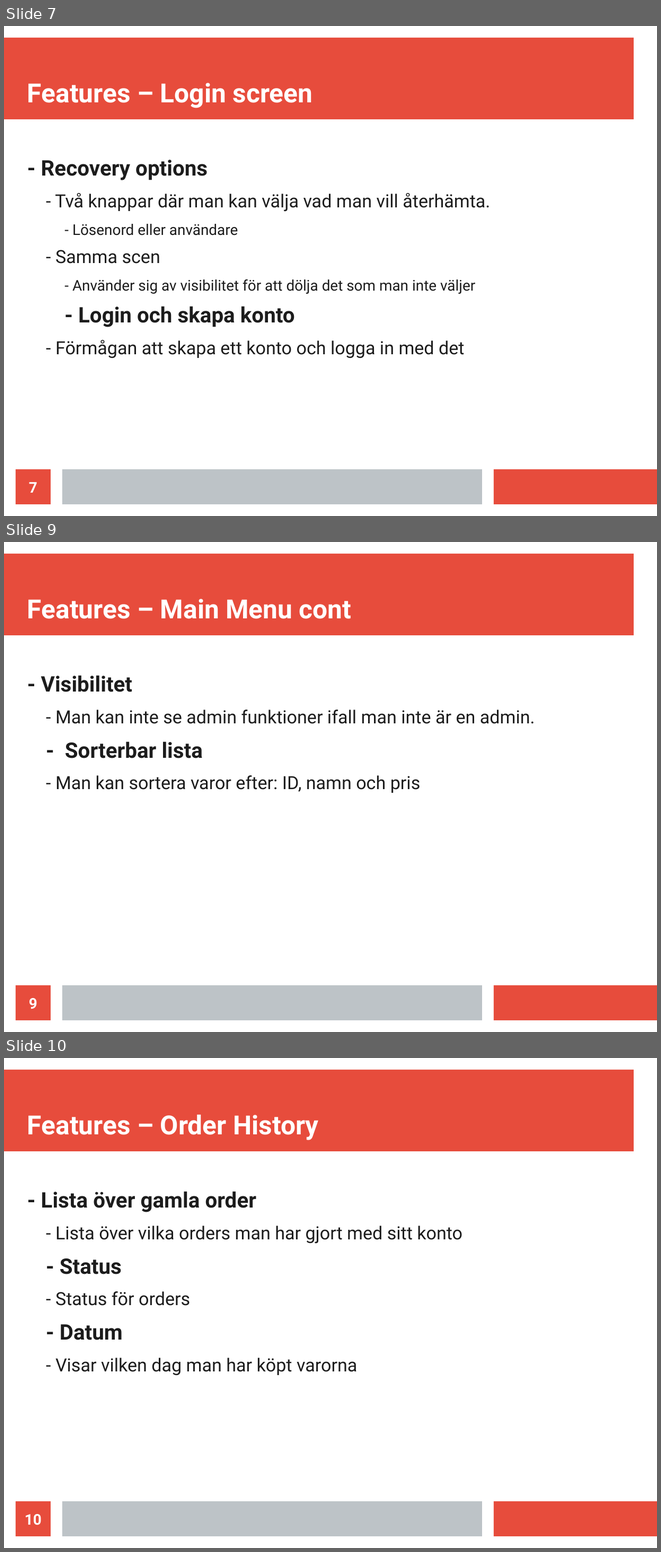
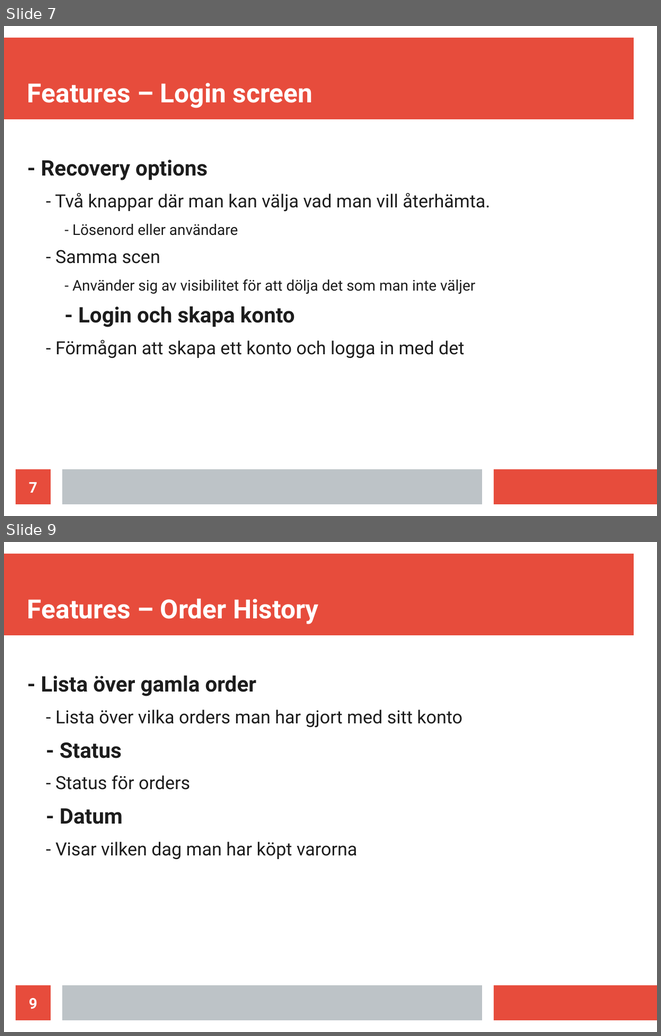
Before and after one commit to Nastynick/NewProject, a slide deck: Project2/Resources/Powerpoint project2.odp. Shown one above the other, each under a label of ours: slides 7, 9 and 10 before the commit, slides 7 and 9 after it; the slides between them are not shown. The pictures are 661x1552 and 661x1036 pixels, drawn with LibreOffice and Linux fonts; fonts in the diff are those of the drawing. Boxes give left, top, right and bottom in pixels: in the first picture for what was removed or moved away, otherwise in the second. Text is boxed around its words. In the diff, an @@ line names an element or a change of style, - is before the commit and + after.

```diff
--- a/Project2/Resources/Powerpoint project2.odp
+++ b/Project2/Resources/Powerpoint project2.odp
@@ slide 9 removed at [4,542,657,1032], background #FFFFFF; not listed: 3 template elements that a slide beside it also shows @@
@@ title removed at [27,599,352,619] @@
-Features – Main Menu cont
@@ text removed at [41,675,535,793] @@
-- Visibilitet
-  - Man kan inte se admin funktioner ifall man inte är en admin.
-- Sorterbar lista
-  - Man kan sortera varor efter: ID, namn och pris
@@ page number removed at [16,985,51,1020] @@
-9
@@ what was slide 10 is now slide 9 @@
@@ page number at [29,998,37,1008]: text changed @@
-10
+9
```
Also in this commit, not shown: 6 slides changed, 8 other files.
